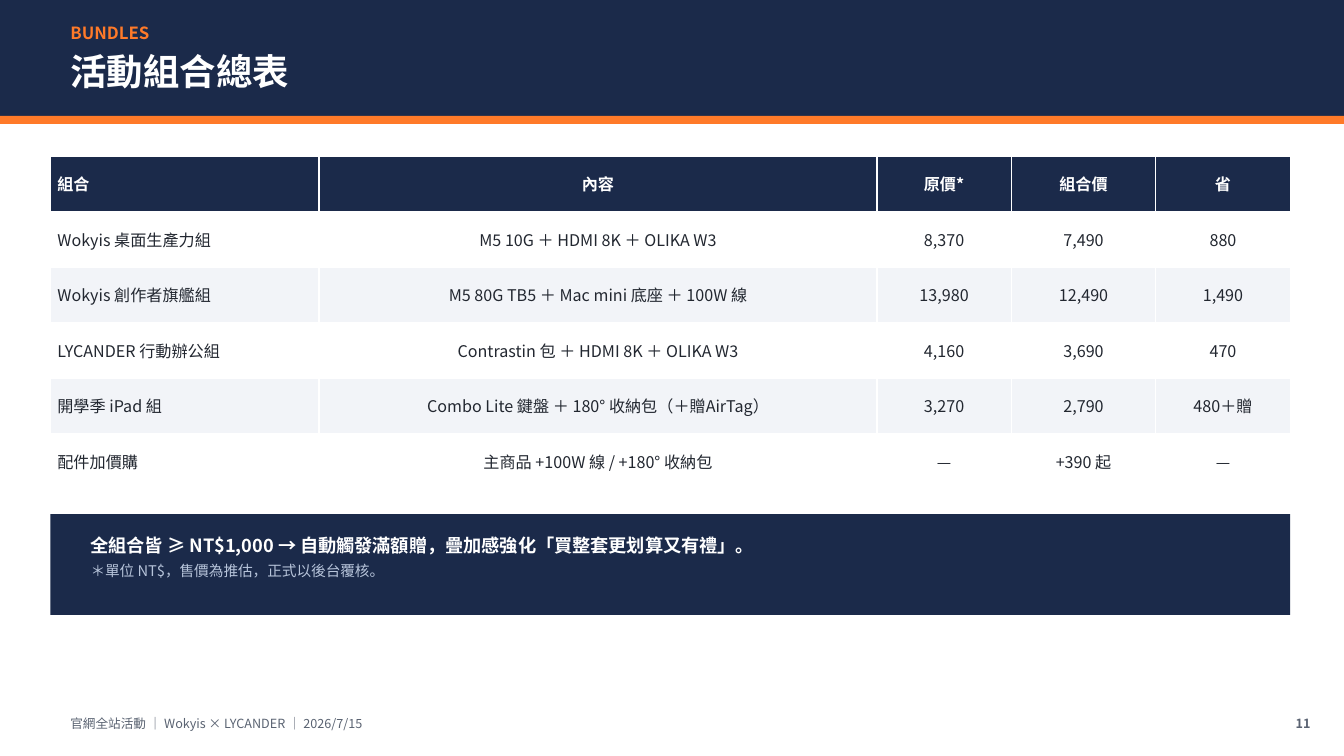
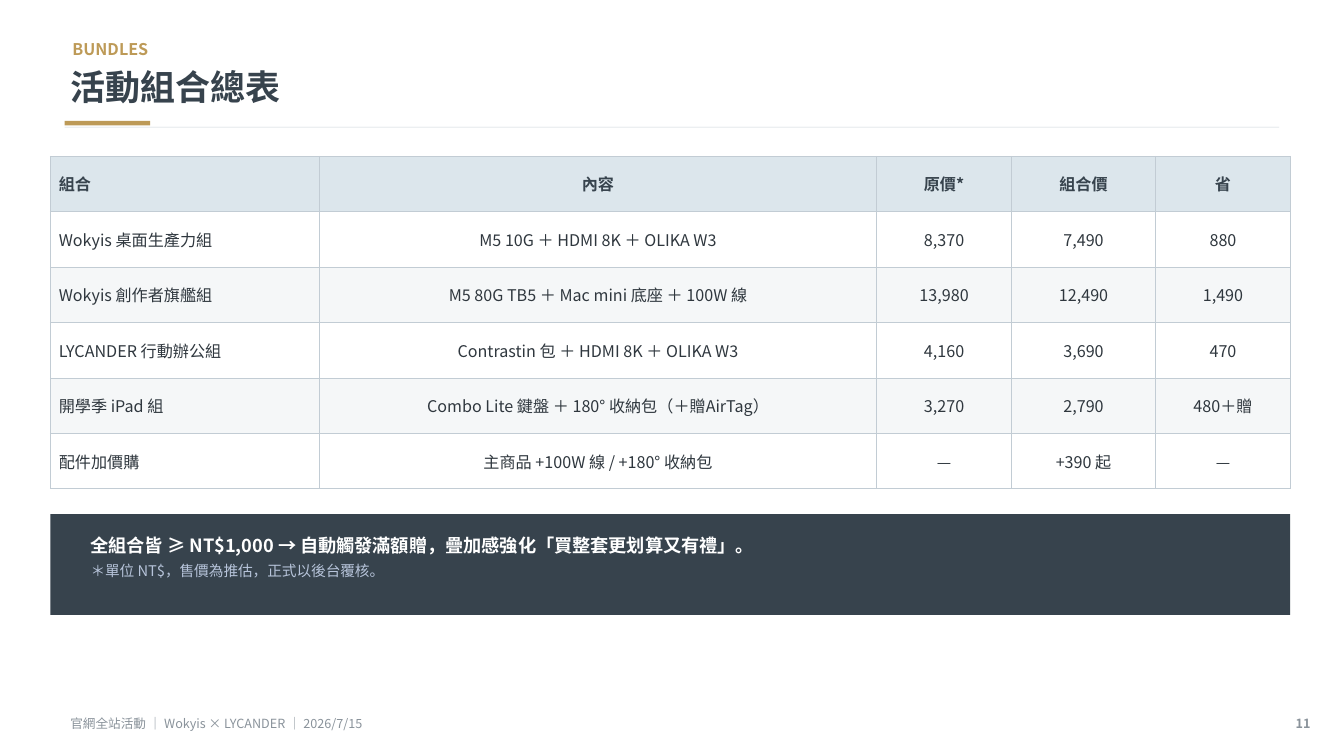
Before and after one commit to Lycander168/FrankAie-hub, a slide deck: slide 11 of projects/website-campaign-2026-0715/campaign-deck.pptx. Drawn at 1344x756 pixels with LibreOffice and Linux fonts; fonts in the diff are those of the drawing. Boxes give left, top, right and bottom in pixels: in the first picture for what was removed or moved away, otherwise in the second. Text is boxed around its words. In the diff, an @@ line names an element or a change of style, - is before the commit and + after.

```diff
--- a/projects/website-campaign-2026-0715/campaign-deck.pptx
+++ b/projects/website-campaign-2026-0715/campaign-deck.pptx
@@ rectangle removed at box(0, 0, 1344, 116) @@
@@ text "BUNDLES": place and size @@
-text "BUNDLES" at box(70, 26, 149, 39)
+text "BUNDLES" at box(72, 43, 148, 55)
@@ text "BUNDLES" at box(72, 43, 148, 55): size 12 to 11.5 pt, text colour #FF7A29 to #BD9A57 @@
@@ text "活動組合總表": place and size @@
-text "活動組合總表" at box(70, 54, 288, 89)
+text "活動組合總表" at box(70, 70, 280, 103)
@@ text "活動組合總表" at box(70, 70, 280, 103): size 26 to 25 pt, text colour #FFFFFF to #37434D @@
@@ rectangle: place and size @@
-rectangle at box(0, 116, 1344, 124)
+rectangle at box(65, 126, 1279, 127)
@@ rectangle at box(65, 126, 1279, 127): fill #FF7A29 to #ECEFF1 @@
@@ rectangle added at box(65, 121, 150, 125), fill #BD9A57 @@
@@ table at box(50, 156, 1290, 489) @@
@@ fill #1B2A4A to #DCE6EC in row 1 @@
@@ fill #F2F4F8 to #F5F7F8 in 10 cells @@
@@ text colour #FFFFFF to #37434D in "組合", "內容", "原價*", "組合價" and 1 more places @@
@@ text colour #222730 to #2F373E @@
@@ borders changed @@
@@ rectangle at box(50, 514, 1291, 615): fill #1B2A4A to #37434D @@
@@ text "官網全站活動 ｜ Wokyis × LYCANDER ..." at box(70, 717, 362, 731): text colour #5A6372 to #8A939B @@
@@ text "11" at box(1296, 718, 1311, 728): text colour #5A6372 to #8A939B @@
```
Also in this commit, not shown: 19 other slides changed, 1 other file.
